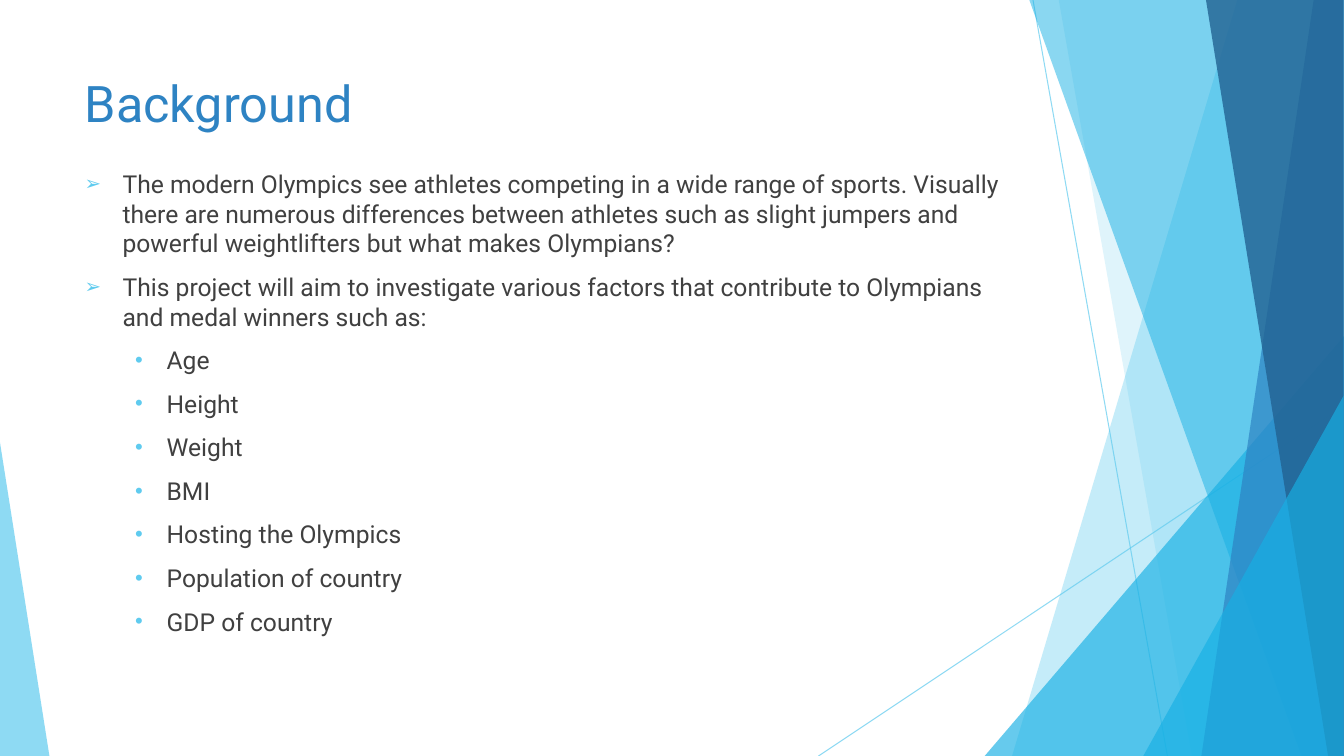
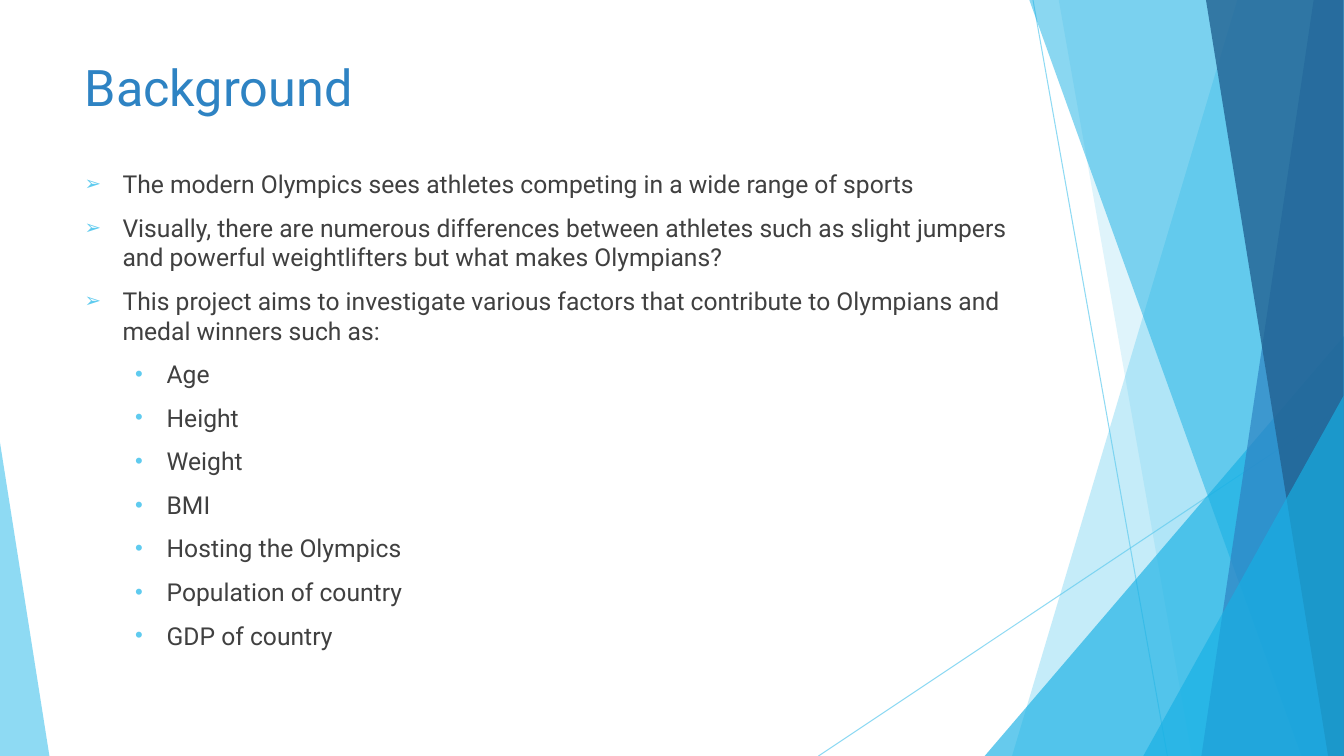
Before and after one commit to catherinekelly33/Portfolio_olympics, a slide deck: slide 2 of Results_presentation.pptx. Drawn at 1344x756 pixels with LibreOffice and Linux fonts; fonts in the diff are those of the drawing. Boxes give left, top, right and bottom in pixels: in the first picture for what was removed or moved away, otherwise in the second. Text is boxed around its words. In the diff, an @@ line names an element or a change of style, - is before the commit and + after.

```diff
--- a/Results_presentation.pptx
+++ b/Results_presentation.pptx
@@ title "Background": place and size @@
-title "Background" at (85, 84, 353, 133)
+title "Background" at (85, 68, 353, 117)
@@ text at (123, 174, 1006, 341): text changed @@
-➢ The modern Olympics see athletes competing in a wide range of sports. Visually there are numerous differences between athletes such as slight jumpers and powerful weightlifters but what makes Olympians?
-➢ This project will aim to investigate various factors that contribute to Olympians and medal winners such as:
+➢ The modern Olympics sees athletes competing in a wide range of sports
+➢ Visually, there are numerous differences between athletes such as slight jumpers and powerful weightlifters but what makes Olympians?
+➢ This project aims to investigate various factors that contribute to Olympians and medal winners such as:
```
Also in this commit, not shown: 20 other slides changed, 1 slide added, 4 other files.
